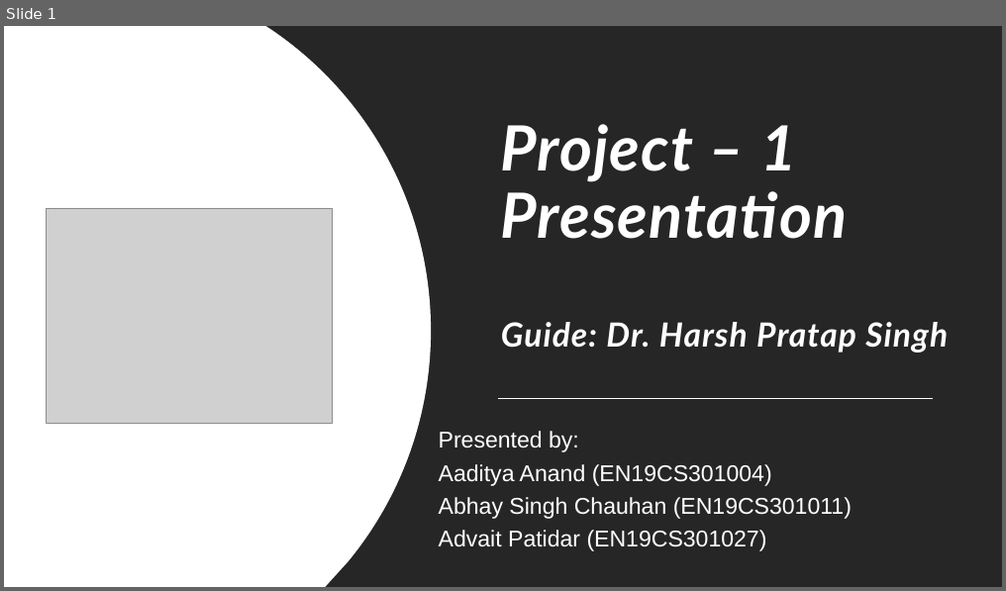
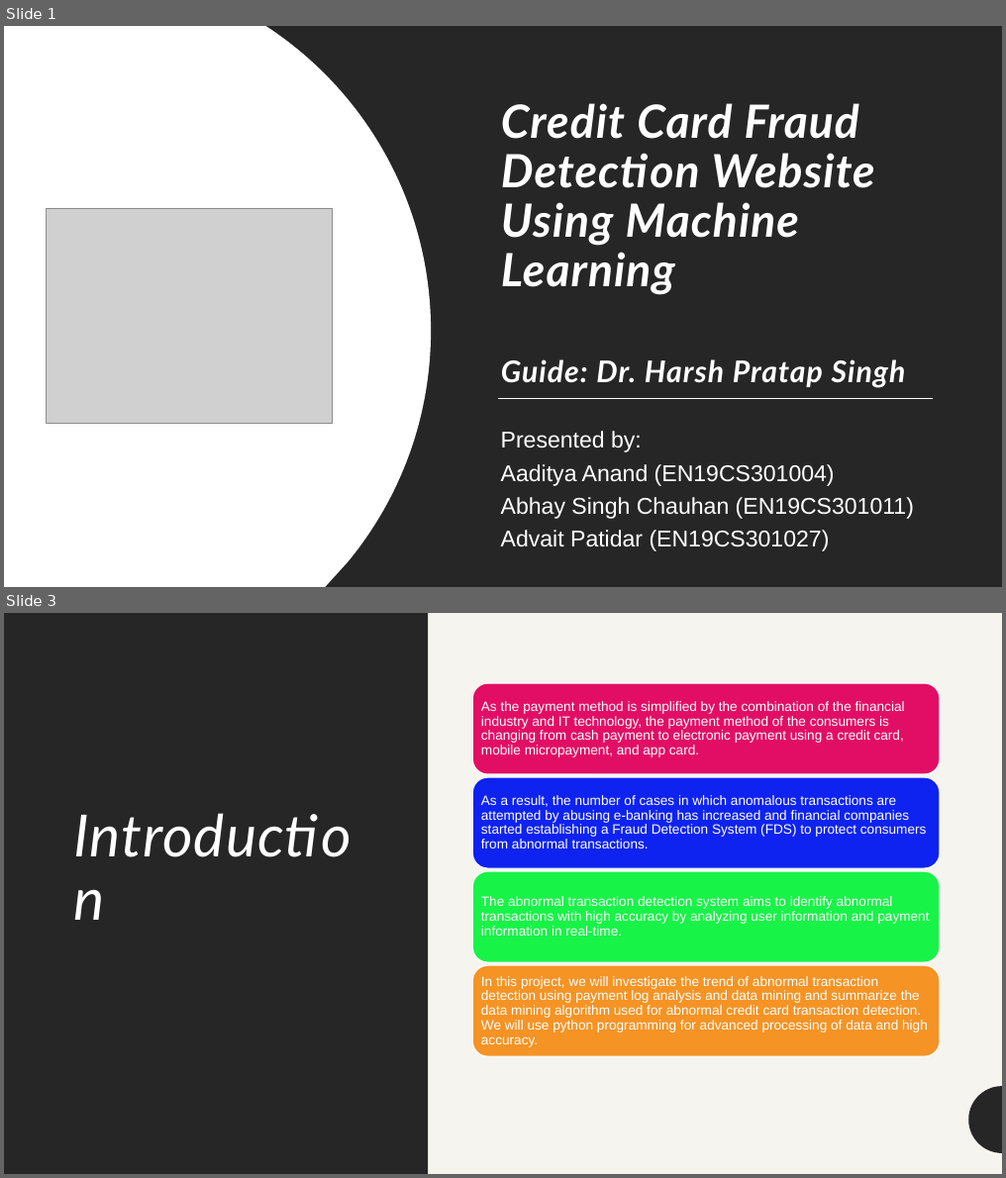
Before and after one commit to arcaneAB/fraud-detection-project, a slide deck: documentations/Project Presentation.pptx. Shown one above the other, each under a label of ours: slide 1 before the commit, slides 1 and 3 after it; the slides between them are not shown. The pictures are 1006x591 and 1006x1178 pixels, drawn with LibreOffice and Linux fonts; fonts in the diff are those of the drawing; grey boxes stand for pictures. Boxes give left, top, right and bottom in pixels: in the first picture for what was removed or moved away, otherwise in the second. Text is boxed around its words. In the diff, an @@ line names an element or a change of style, - is before the commit and + after.

```diff
--- a/documentations/Project Presentation.pptx
+++ b/documentations/Project Presentation.pptx
@@ slide 3 added at (x1=4, y1=613, x2=1002, y2=1174), background #F6F4EF @@
@@ rectangle added at (x1=4, y1=613, x2=1002, y2=1174), fill #F6F4EF @@
@@ rectangle added at (x1=4, y1=613, x2=428, y2=1174), fill #262626 @@
@@ title added at (x1=66, y1=675, x2=380, y2=1064), 56 pt, text #FFFFFF, italic @@
+Introduction
@@ group added at (x1=472, y1=683, x2=940, y2=1057): 4 rounded rectangles, 4 texts @@
+As the payment method is simplified by the combination of the financial industry and IT technology, the payment method of the consumers is changing from cash payment to electronic payment using a credit card, mobile micropayment, and app card.
+As a result, the number of cases in which anomalous transactions are attempted by abusing e-banking has increased and financial companies started establishing a Fraud Detection System (FDS) to protect consumers from abnormal transactions.
+The abnormal transaction detection system aims to identify abnormal transactions with high accuracy by analyzing user information and payment information in real-time.
+In this project, we will investigate the trend of abnormal transaction detection using payment log analysis and data mining and summarize the data mining algorithm used for abnormal credit card transaction detection. We will use python programming for advanced processing of data and high accuracy.
@@ freeform shape added at (x1=969, y1=1086, x2=1002, y2=1154), fill #262626 @@
@@ freeform shape added at (x1=969, y1=1086, x2=1002, y2=1154), fill #262626 @@
@@ slide 1 changed as well @@
@@ title at (x1=501, y1=103, x2=906, y2=388): text changed; size 32 to 44.1 pt @@
-Project – 1
-Presentation
-Guide: Dr. Harsh Pratap Singh
+Credit Card Fraud Detection Website Using Machine
+Learning
+Guide: Dr. Harsh Pratap Singh
@@ subtitle "Presented by:" moved from (x1=439, y1=431, x2=851, y2=552) to (x1=501, y1=431, x2=914, y2=552) @@
```
Also in this commit, not shown: 4 other slides changed, 15 other slides added, 8 slides removed.
